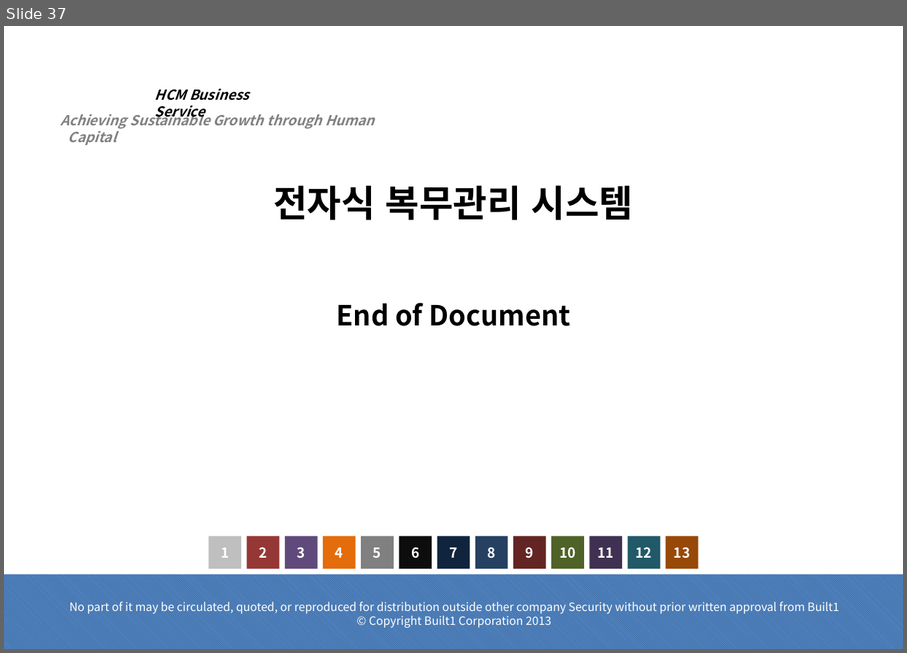
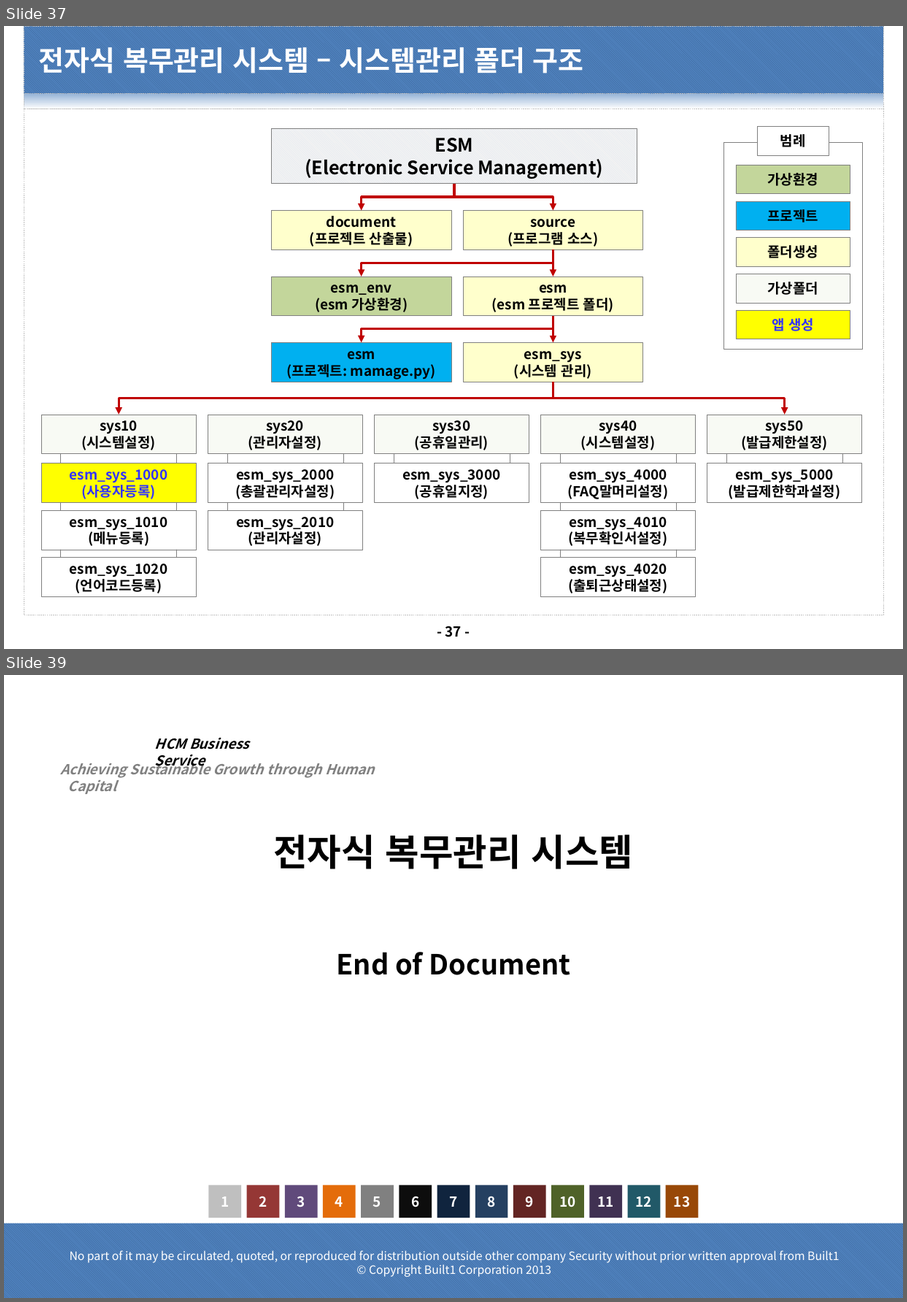
Before and after one commit to dims1111/ESM, a slide deck: document/40.구현(CP)/CP-1010.프로그램 개발 표준/CP-1010.프로그램 개발 표준_20210201_v1.0.pptx. Shown one above the other, each under a label of ours: slide 37 before the commit, slides 37 and 39 after it; the slides between them are not shown. The pictures are 907x653 and 907x1302 pixels, drawn with LibreOffice and Linux fonts; fonts in the diff are those of the drawing; background and template pictures are left out. Boxes give left, top, right and bottom in pixels: in the first picture for what was removed or moved away, otherwise in the second. Text is boxed around its words. In the diff, an @@ line names an element or a change of style, - is before the commit and + after.

Commit message:
프로그램 개발 표준 및 메뉴 구조도 업데이트

```diff
--- a/document/40.구현(CP)/CP-1010.프로그램 개발 표준/CP-1010.프로그램 개발 표준_20210201_v1.0.pptx
+++ b/document/40.구현(CP)/CP-1010.프로그램 개발 표준/CP-1010.프로그램 개발 표준_20210201_v1.0.pptx
@@ slide 37 added at [4,26,903,649], background #FFFFFF @@
@@ rectangle added at [24,26,884,93], fill pattern #376092 on #4F81BD, outline #BFBFBF 0.25 pt dashed @@
@@ title added at [39,47,584,73], 24 pt, text #FFFFFF, bold @@
+전자식 복무관리 시스템 – 시스템관리 폴더 구조
@@ rectangle added at [24,93,884,109], fill gradient #95B3D7 to #FFFFFF, outline #BFBFBF 0.25 pt dashed @@
@@ rectangle added at [24,109,884,615], fill #FFFFFF, outline #BFBFBF 0.25 pt dashed @@
@@ rectangle added at [271,128,637,183], fill pattern #DCE6F2 on #F2F2F2, outline #808080 0.25 pt, 16 pt, text #000000, bold @@
+ESM
+(Electronic Service Management)
@@ rectangle added at [758,127,830,155], fill #FFFFFF, outline #808080 0.25 pt, 12 pt, text #000000, bold @@
+범례
@@ rectangle added at [724,142,862,350], fill #FFFFFF, outline #808080 0.25 pt @@
@@ rectangle added at [736,165,851,194], fill #C3D69B, outline #808080 0.25 pt, 12 pt, text #000000, bold @@
+가상환경
@@ elbow arrow added from (454, 184) to (362, 211), #C00000 2 pt @@
@@ elbow arrow added from (454, 184) to (554, 211), #C00000 2 pt @@
@@ rectangle added at [271,211,451,249], fill #FFFFCC, outline #808080 0.25 pt, 12 pt, text #000000, bold @@
+document
+(프로젝트 산출물)
@@ rectangle added at [463,211,643,249], fill #FFFFCC, outline #808080 0.25 pt, 12 pt, text #000000, bold @@
+source
+(프로그램 소스)
@@ rectangle added at [736,201,851,230], fill #00B0F0, outline #808080 0.25 pt, 12 pt, text #000000, bold @@
+프로젝트
@@ rectangle added at [736,238,851,267], fill #FFFFCC, outline #808080 0.25 pt, 12 pt, text #000000, bold @@
+폴더생성
@@ elbow arrow added from (554, 249) to (362, 276), #C00000 2 pt @@
@@ arrow added from (554, 249) to (554, 276), #C00000 2 pt @@
@@ rectangle added at [271,276,451,315], fill #C3D69B, outline #808080 0.25 pt, 12 pt, text #000000, bold @@
+esm_env
+(esm 가상환경)
@@ rectangle added at [463,276,643,315], fill #FFFFCC, outline #808080 0.25 pt, 12 pt, text #000000, bold @@
+esm
+(esm 프로젝트 폴더)
@@ rectangle added at [736,273,851,303], fill #F8FAF4, outline #808080 0.25 pt, 12 pt, text #000000, bold @@
+가상폴더
@@ rectangle added at [736,310,851,339], fill #FFFF00, outline #808080 0.25 pt, 12 pt, text #3333FF, bold @@
+앱 생성
@@ elbow arrow added from (554, 316) to (362, 342), #C00000 2 pt @@
@@ arrow added from (554, 316) to (554, 342), #C00000 2 pt @@
@@ rectangle added at [271,342,451,382], fill #00B0F0, outline #808080 0.25 pt, 12 pt, text #000000, bold @@
+esm
+(프로젝트: mamage.py)
@@ rectangle added at [463,342,643,382], fill #FFFFCC, outline #808080 0.25 pt, 12 pt, text #000000, bold @@
+esm_sys
+(시스템 관리)
@@ elbow arrow added from (554, 382) to (119, 414), #C00000 2 pt @@
@@ elbow arrow added from (554, 382) to (785, 414), #C00000 2 pt @@
@@ rectangle added at [374,414,529,454], fill #F8FAF4, outline #808080 0.25 pt, 12 pt, text #000000, bold @@
+sys30
+(공휴일관리)
@@ rectangle added at [708,414,862,454], fill #F8FAF4, outline #808080 0.25 pt, 12 pt, text #000000, bold @@
+sys50
+(발급제한설정)
@@ rectangle added at [394,438,510,484], fill #FFFFFF, outline #808080 0.25 pt @@
@@ rectangle added at [727,438,844,484], fill #FFFFFF, outline #808080 0.25 pt @@
@@ rectangle added at [374,463,529,502], fill #FFFFFF, outline #808080 0.25 pt, 12 pt, text #000000, bold @@
+esm_sys_3000
+(공휴일지정)
@@ rectangle added at [708,463,862,502], fill #FFFFFF, outline #808080 0.25 pt, 12 pt, text #000000, bold @@
+esm_sys_5000
+(발급제한학과설정)
@@ group added at [208,414,362,549]: 4 rectangles @@
+sys20
+(관리자설정)
+esm_sys_2000
+(총괄관리자설정)
+esm_sys_2010
+(관리자설정)
@@ group added at [41,414,196,597]: 5 rectangles @@
+sys10
+(시스템설정)
+esm_sys_1000
+(사용자등록)
+esm_sys_1010
+(메뉴등록)
+esm_sys_1020
+(언어코드등록)
@@ group added at [541,414,696,597]: 5 rectangles @@
+sys40
+(시스템설정)
+esm_sys_4000
+(FAQ말머리설정)
+esm_sys_4010
+(복무확인서설정)
+esm_sys_4020
+(출퇴근상태설정)
@@ page number added at [446,625,462,637], 12 pt, text #000000, bold @@
+- 37 -
@@ what was slide 37 is now slide 39 @@
```
Also in this commit, not shown: 6 slides changed, 1 other slide added, 1 other file.
